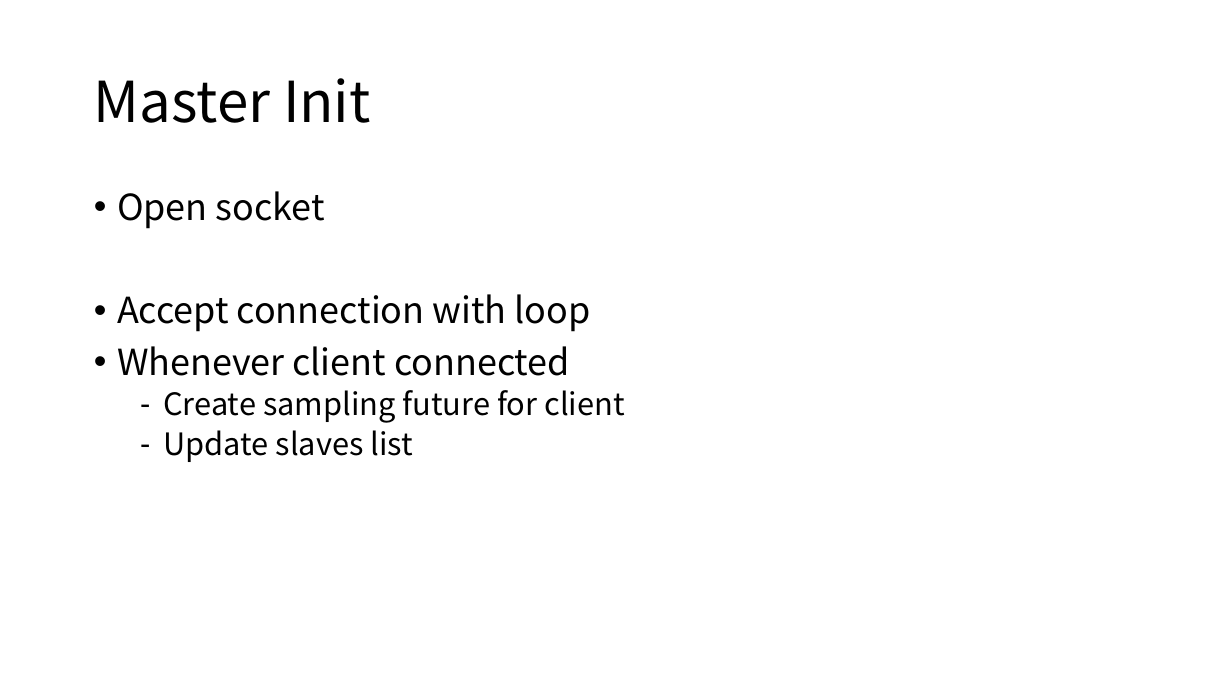
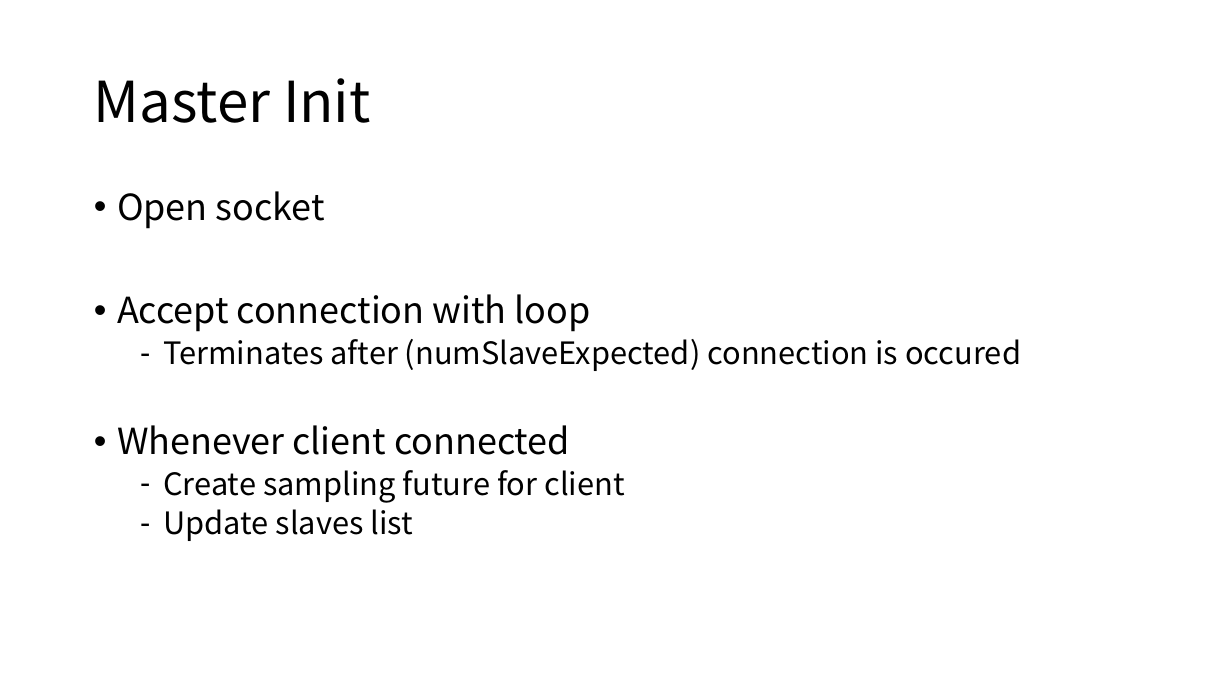
Before and after one commit to Eyebrowmoon/CS490, a slide deck: slide 12 of project.pptx. Drawn at 1232x693 pixels with LibreOffice and Linux fonts; fonts in the diff are those of the drawing. Boxes give left, top, right and bottom in pixels: in the first picture for what was removed or moved away, otherwise in the second. Text is boxed around its words. In the diff, an @@ line names an element or a change of style, - is before the commit and + after.

```diff
--- a/project.pptx
+++ b/project.pptx
@@ text at [163,339,1021,371]: paragraph added @@
+  – Terminates after (numSlaveExpected) connection is occured
```
Also in this commit, not shown: 4 other slides changed.
